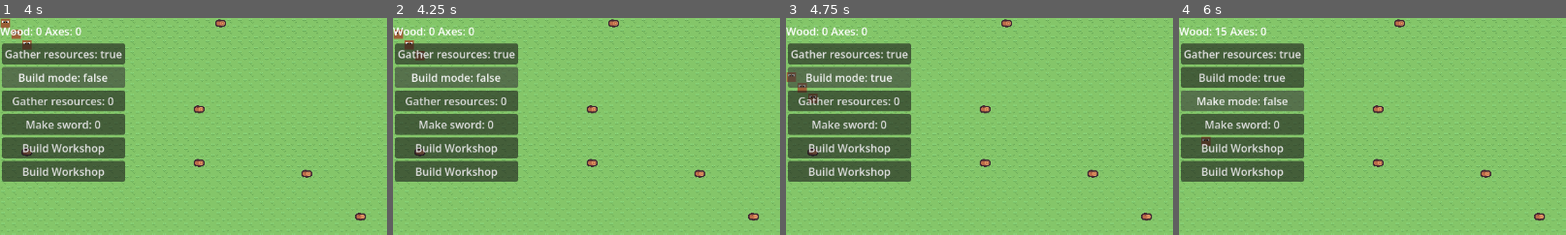
Above: before the commit, frames 1-4 (left to right).
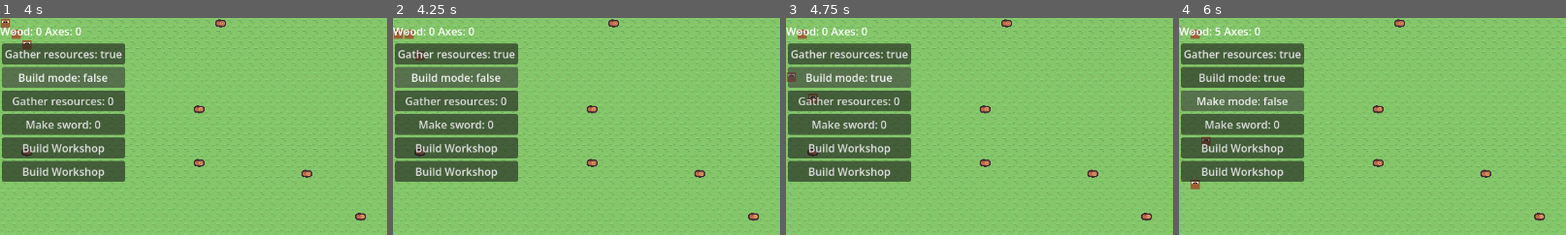
Above: after the commit, the same moments.

Repository: amandodaw/zd-prototype
Game: Godot game, scene res://scenes/world.tscn
Same seed, same stepped clock (60 frames per second), same inputs: the game is played once before the commit and once after it.
Inputs:
- Up to frame 1 (4 s): click "Gather resources: 0" at 0.5 s; click "Gather resources: true" at 1.25 s; click "Gather resources: false" at 2 s; click "Gather resources: 0" at 2.75 s; click "Build mode: true" at 3.5 s
- Up to frame 2 (4.25 s): no input
- Up to frame 3 (4.75 s): click "Build mode: false" at 4.25 s
- Up to frame 4 (6 s): click "Gather resources: 0" at 5 s; click "Make mode: true" at 5.75 s
The pictures show only the part of the screen within x 0-50%, y 0-50%; the shares and areas given below are measured in that part.

Frame 1 is identical in both runs. In frame 2, 0.2% of the frame differs, in the area x 3-6%, y 5-15%; in frame 3, 0.2%; in frame 4, 0.5%, in the area x 3-23%, y 4-80%.

Commit message:
Terminada accion gather... si es que no hay bugs OCULTOS

Diff:
--- a/scripts/components/city_component.gd
+++ b/scripts/components/city_component.gd
@@ -18,6 +18,7 @@
 }
 
 var build_orders : Dictionary[Vector2i, String] = {}
+var reserved_tiles : Dictionary[Vector2i, bool] = {}
 var make_orders : Array[String] = []
 var entities : Dictionary = {}
 
--- a/scripts/entity.gd
+++ b/scripts/entity.gd
@@ -26,12 +26,14 @@
 
 	if city_comp.astar.is_point_solid(target_pos):
 		adyacent_target_pos =  choose_adjacent(target_pos)
-		if target_pos == INVALID:
+		if adyacent_target_pos == INVALID:
 			print("no valid path")
 
 	path = city_comp.astar.get_id_path(grid_pos, adyacent_target_pos)
 
 func follow_path(delta : float) ->void:
+	if path.is_empty():
+		return
 	if speed_cont>=speed:
 		speed_cont=0
 		if grid_pos==path[0]:
@@ -66,6 +68,9 @@
 		if city_comp.entities[tile] != type:
 			continue
 
+		if tile in city_comp.reserved_tiles:
+			continue
+
 		var dist = abs(tile.x - grid_pos.x) + abs(tile.y - grid_pos.y)
 
 		if dist < best_dist:
--- a/scripts/human.gd
+++ b/scripts/human.gd
@@ -74,9 +74,16 @@
 	check_job_count += delta
 
 func reset_job() ->void:
+	release_target()
 	target_pos = INVALID
 	current_job = city_comp.Tasks.IDLE
 
+func reserve_target() -> void:
+	city_comp.reserved_tiles.set(target_pos, true)
+
+func release_target() -> void:
+	if target_pos in city_comp.reserved_tiles:
+		city_comp.reserved_tiles.erase(target_pos)
 # ------------------------------------------------
 # GATHER
 # ------------------------------------------------
@@ -85,9 +92,11 @@
 
 	if target_pos == INVALID:
 		target_pos = find_nearest("wood")
-		if target_pos == INVALID:
+		if target_pos == INVALID or target_pos in city_comp.reserved_tiles:
 			print("no wood to take")
 			reset_job()
+			return
+		reserve_target()
 		set_astar_path()
 	if grid_pos == adyacent_target_pos:
 		elements_map.erase_cell(target_pos)
